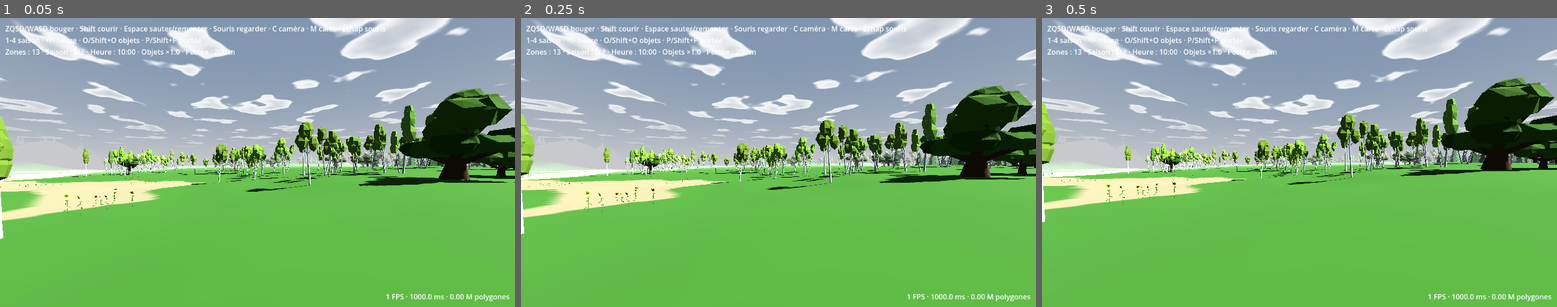
Above: before the commit, frames 1-3 (left to right).
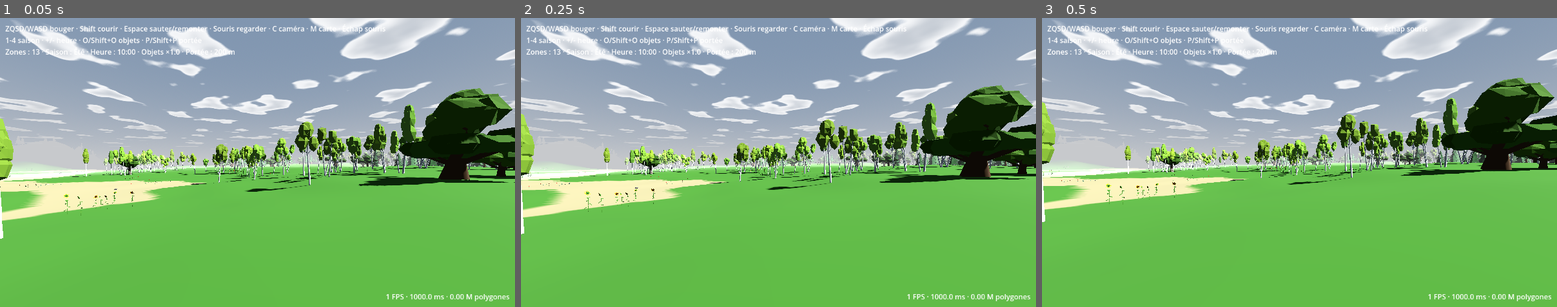
Above: after the commit, the same moments.

Repository: tdebarochez/openworld
Game: Godot game, scene res://main.tscn
Two runs of this game, one before a commit and one after it. Both use one fixed random seed, a clock stepped at 60 frames per second and the inputs below.
Inputs:
- Up to frame 1 (0.05 s): no input
- Up to frame 2 (0.25 s): no input
- Up to frame 3 (0.5 s): no input

The runs differ from the first frame. In frame 1, less than 0.1% of the frame differs, in the area x 0-96%, y 42-60%; in frame 2, 0.1%; in frame 3, 0.2%, in the area x 0-100%, y 36-71%.

Commit message:
Move sun, moon and sky disc every frame instead of once per game minute
apply() only ran when the game minute changed (every 0.83 real s), so the
directional light turned 0.25° at once and every shadow edge jumped; while
scrubbing, frames alternated between no step and double steps. apply() now
runs every frame (3.5 us, no measurable frame-time change in Forward+ or
Compatibility); only the HUD clock is still refreshed once per minute.

Co-Authored-By: Claude Opus 5.5 <noreply@anthropic.com>

Diff:
--- a/daynight.gd
+++ b/daynight.gd
@@ -81,10 +81,10 @@
 	set_time(time + delta * (24.0 / DAY_SECONDS + SCRUB_SPEED * clampi(scrub, -1, 1)))
 
 
+## Applied every frame: stepping the light once per game minute made every shadow jump 0.25°.
 func set_time(h: float) -> void:
 	time = fposmod(h, 24.0)
-	if floori(time * 60.0) != _applied:  # ~once per real second when not scrubbing
-		apply()
+	apply()
 
 
 func clock() -> String:
@@ -102,7 +102,6 @@
 
 
 func apply() -> void:
-	_applied = floori(time * 60.0)
 	var s: Dictionary = world.seasons.light
 	var sun: DirectionalLight3D = world.seasons.sun
 	var sky: ProceduralSkyMaterial = world.seasons.sky
@@ -132,7 +131,9 @@
 	env.fog_light_color = haze
 	env.fog_depth_begin = s.fog
 	env.ambient_light_color = s.ambient * NIGHT_AMBIENT.lerp(Color.WHITE, day)
-	world._update_hud()
+	if floori(time * 60.0) != _applied:  # the clock only shows minutes: don't relayout the HUD every frame
+		_applied = floori(time * 60.0)
+		world._update_hud()
 
 
 ## Star field and Milky Way for the sky cover (equirectangular, row 0 = zenith), faded in at night.
--- a/tests/test_daynight.gd
+++ b/tests/test_daynight.gd
@@ -78,6 +78,23 @@
 	d._process(0.5)
 	d._unhandled_input(_key(KEY_MINUS, 0, false, KEY_6))
 	assert(is_equal_approx(d.time, 24.0 + 0.1 - d.TAP - 1.0 + 0.5 * 24.0 / d.DAY_SECONDS))
+
+	# Sun, moon and sky disc move every frame (not once per game minute, which made shadows jump 0.25°):
+	# at 60 fps ~0.005° per frame at normal speed, ~0.5° at most while scrubbing.
+	for case in [[0, 1e-4, 0.01], [1, 0.1, 0.51]]:  # [scrub, min step °, max step °]
+		d.held = {KEY_EQUAL: 1} if case[0] else {}
+		for start in [9.0, 18.5, 0.5]:  # sun, low sun, moon
+			d.set_time(start)
+			var prev := sun.global_basis.z
+			for i in 30:
+				d._process(1.0 / 60.0)
+				var step := rad_to_deg(prev.angle_to(sun.global_basis.z))
+				assert(step > case[1] and step < case[2], "step %.4f° at %.3f h" % [step, d.time])
+				assert(d.disc.global_basis.is_equal_approx(sun.global_basis))
+				prev = sun.global_basis.z
+	d.held = {}
+	d.set_time(10.5)
+	assert(w.hud.text.contains("Heure : 10:30"))
 
 	# Sun high at noon, rising east, setting west, below the horizon at night (light = moon above).
 	assert(d.sun_dir(d.NOON).y > 0.65)  # equinox: 44°
